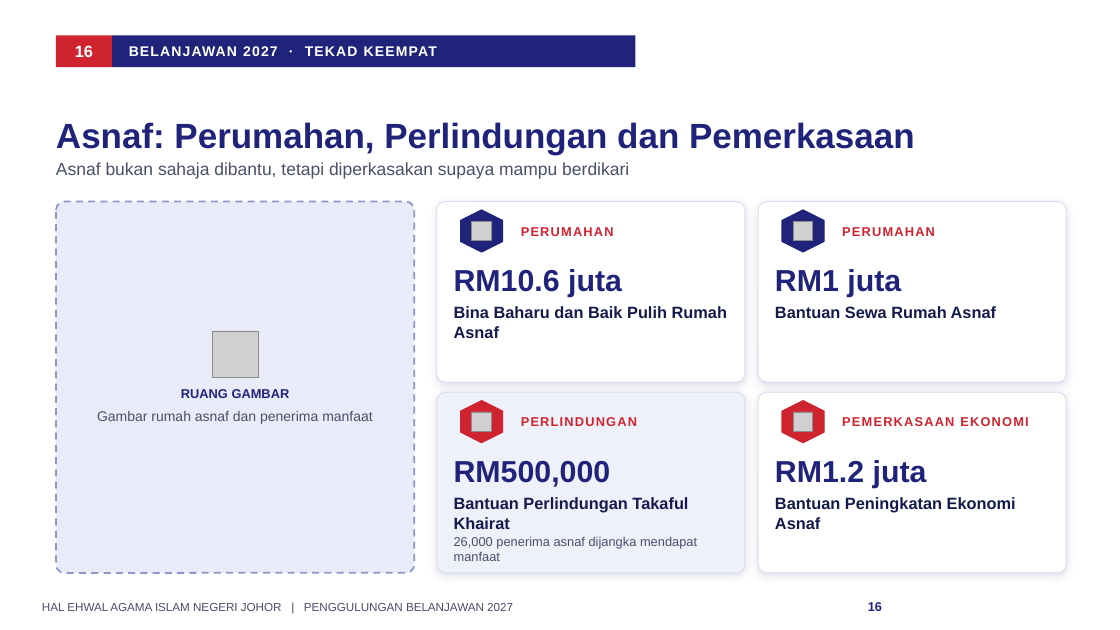
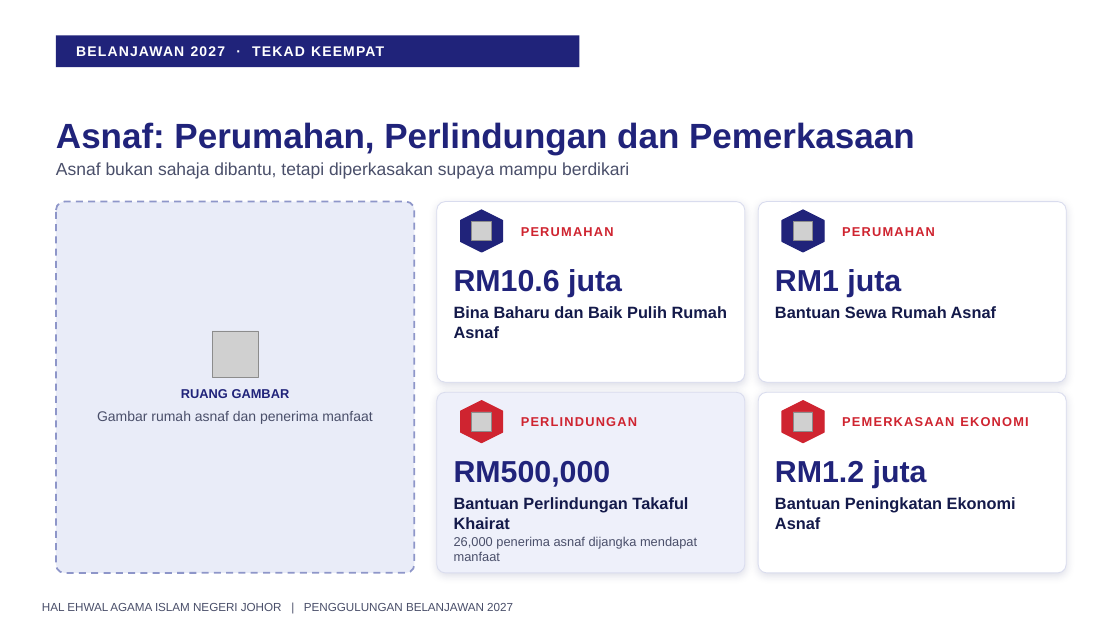
Before and after one commit to nawaljoe/Nawal, a slide deck: slide 16 of output/Penggulungan_Hal_Ehwal_Agama_Islam_2027_16x9.pptx. Drawn at 1120x630 pixels with LibreOffice and Linux fonts; fonts in the diff are those of the drawing; grey boxes stand for pictures; background and template pictures are left out. Boxes give left, top, right and bottom in pixels: in the first picture for what was removed or moved away, otherwise in the second. Text is boxed around its words. In the diff, an @@ line names an element or a change of style, - is before the commit and + after.

```diff
--- a/output/Penggulungan_Hal_Ehwal_Agama_Islam_2027_16x9.pptx
+++ b/output/Penggulungan_Hal_Ehwal_Agama_Islam_2027_16x9.pptx
@@ rectangle: place and size @@
-rectangle at <box>112,35,635,67</box>
+rectangle at <box>56,35,580,67</box>
@@ rectangle removed at <box>56,35,113,67</box> @@
@@ text removed at <box>75,45,93,57</box> @@
-16
@@ text "BELANJAWAN 2027 · TEKAD KEEMPAT": place and size @@
-text "BELANJAWAN 2027 · TEKAD KEEMPAT" at <box>129,46,437,56</box>
+text "BELANJAWAN 2027 · TEKAD KEEMPAT" at <box>76,46,384,56</box>
@@ page number removed at <box>868,602,882,611</box> @@
-16
```
Also in this commit, not shown: 14 other slides changed, 1 other file.
